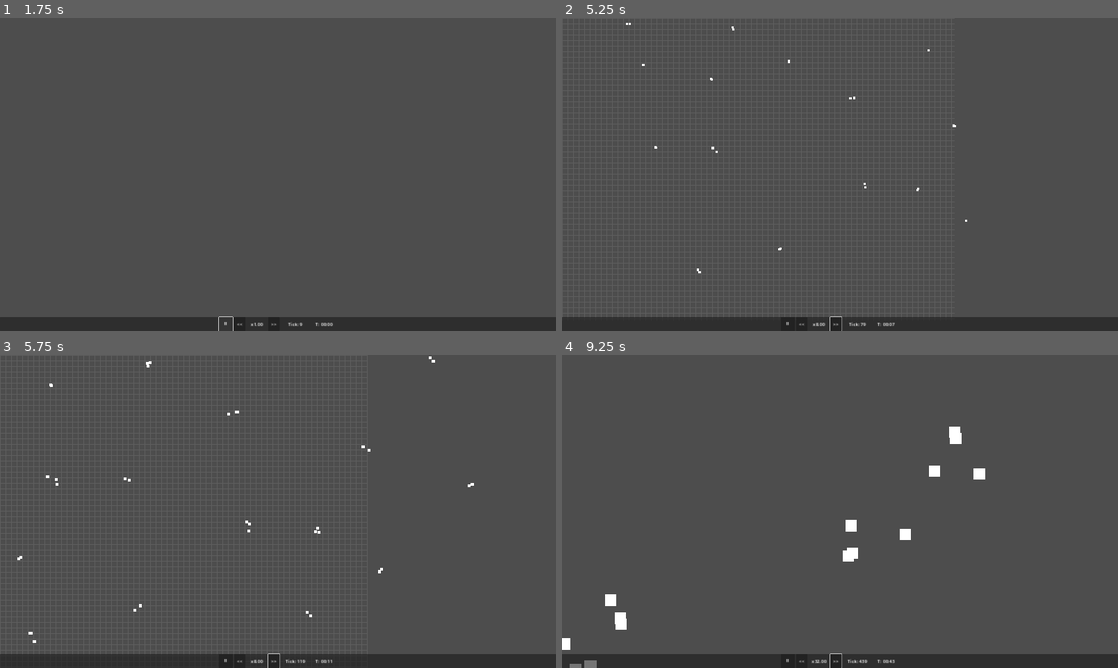
Above: before the commit, frames 1-4 (two rows, left to right).
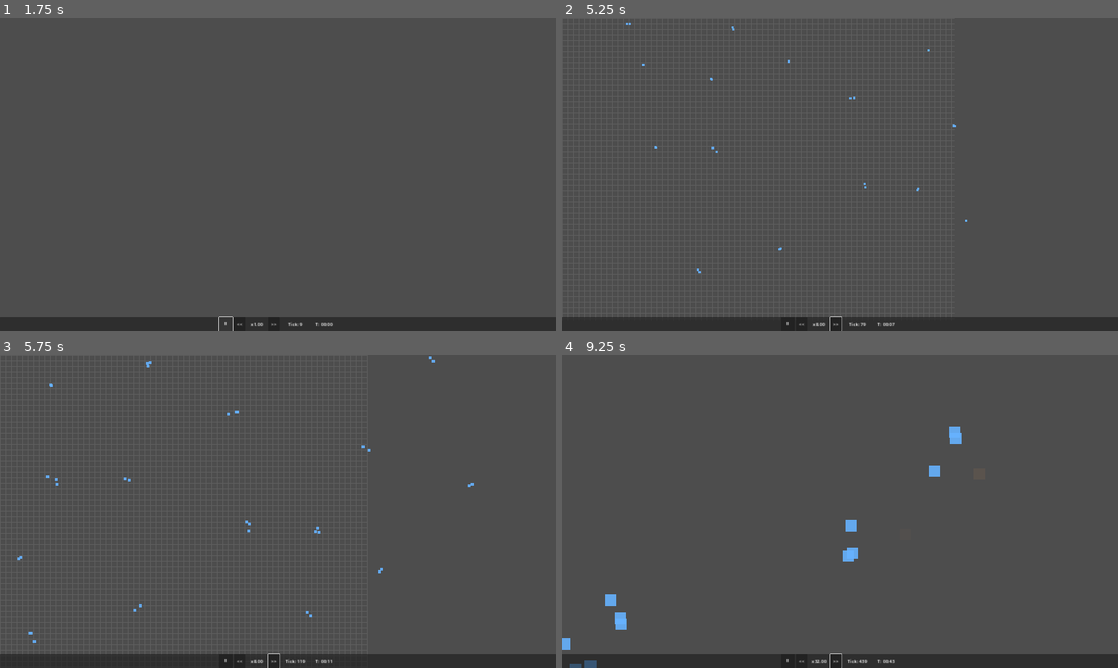
Above: after the commit, the same moments.

Repository: trinityUwU/Primordia
Game: Godot game, scene res://scenes/World.tscn
Two runs of this game, one before a commit and one after it. Both use one fixed random seed, a clock stepped at 60 frames per second and the inputs below.
Inputs (mouse positions are in pixels of both pictures, inside the frame that each line leads up to):
- Up to frame 1 (1.75 s): click "⏸" at 0.5 s; click "▶" at 1.25 s
- Up to frame 2 (5.25 s): click "<<" at 2 s; click ">>" at 2.75 s; tap Enter at 3.5 s; move the mouse to (962, 158) at 3.52 s; hold D 3.53-4.28 s; tap G at 3.6 s; click (962, 158) at 3.67 s; tap Space at 3.77, 4.52 s; move the mouse to (728, 190) at 4.27 s; hold S 4.28-5.03 s; tap 1 at 4.35 s; move the mouse to (895, 105) at 5.02 s; hold D from 5.03 s (still down); tap 2 at 5.1 s
- Up to frame 3 (5.75 s): keep holding D
- Up to frame 4 (9.25 s): move the mouse to (812, 574) at 5.77 s; release D at 5.78 s; hold W 5.78-6.53 s; tap 3 at 5.85, 8.85 s; click (812, 574) at 5.92 s; tap Space at 6.02, 6.77, 7.52, 9.02 s; move the mouse to (1006, 558) at 6.52 s; hold A 6.53-8.03 s; tap G at 6.6 s; move the mouse to (673, 464) at 7.27 s; tap 1 at 7.35 s; move the mouse to (867, 511) at 8.02 s; hold S 8.03-8.78 s; tap 2 at 8.1 s; click (867, 511) at 8.17 s; move the mouse to (756, 433) at 8.77 s; hold D from 8.78 s (still down)

Frame 1 is identical in both runs. In frame 2, less than 0.1% of the frame differs, in the area x 11-73%, y 1-82%; in frame 3, 0.2%; in frame 4, 0.8%, in the area x 0-77%, y 22-100%.

Commit message:
fix: pass INSTANCE_CUSTOM via varying to fragment shader
INSTANCE_CUSTOM accessible uniquement en vertex — passer via varying flat

Co-Authored-By: Claude Sonnet 4.6 <noreply@anthropic.com>

Diff:
--- a/shaders/agent.gdshader
+++ b/shaders/agent.gdshader
@@ -1,19 +1,25 @@
 shader_type canvas_item;
 
+varying flat float v_type;
+varying flat float v_alpha;
+
+void vertex() {
+	v_type = INSTANCE_CUSTOM.r;
+	v_alpha = INSTANCE_CUSTOM.g;
+}
+
 void fragment() {
-	vec4 custom = INSTANCE_CUSTOM;
-	float type = custom.r;
 	vec4 color;
-	if (type < 0.5) {
+	if (v_type < 0.5) {
 		color = vec4(0.4, 0.7, 1.0, 0.9);
-	} else if (type < 1.5) {
+	} else if (v_type < 1.5) {
 		color = vec4(1.0, 0.45, 0.2, 0.9);
-	} else if (type < 2.5) {
+	} else if (v_type < 2.5) {
 		color = vec4(0.55, 0.55, 0.55, 0.85);
-	} else if (type < 3.5) {
+	} else if (v_type < 3.5) {
 		color = vec4(1.0, 0.25, 0.25, 0.65);
 	} else {
-		color = vec4(0.4, 0.35, 0.3, custom.g);
+		color = vec4(0.4, 0.35, 0.3, v_alpha * 0.7);
 	}
-	COLOR = color * COLOR;
+	COLOR = color;
 }
